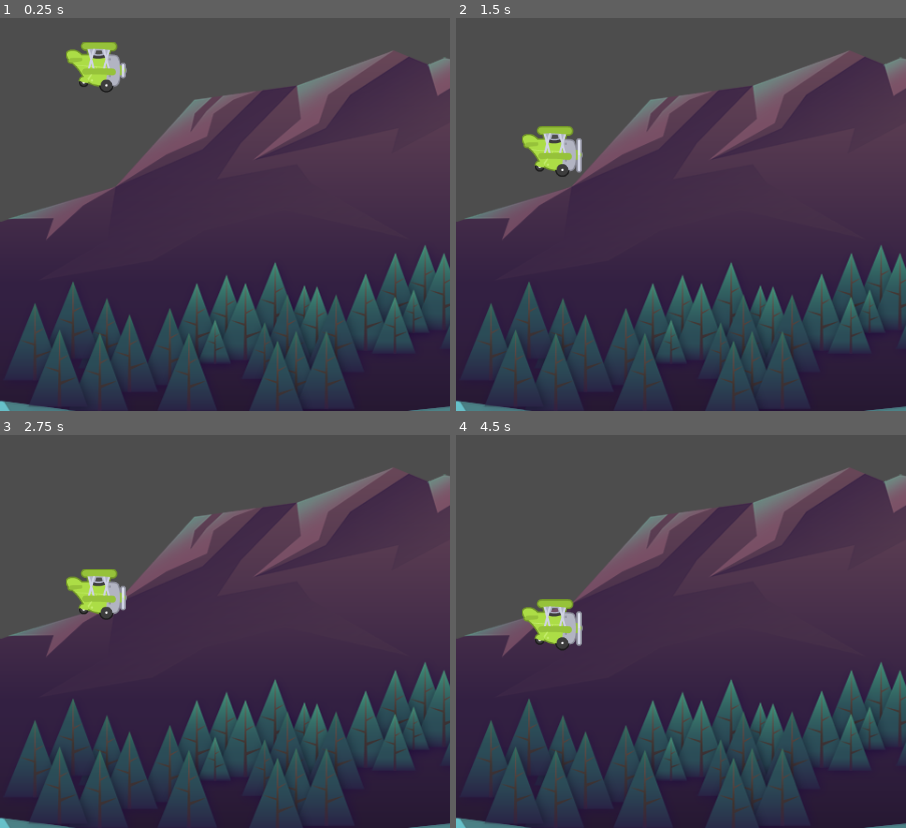
Above: before the commit, frames 1-4 (two rows, left to right).
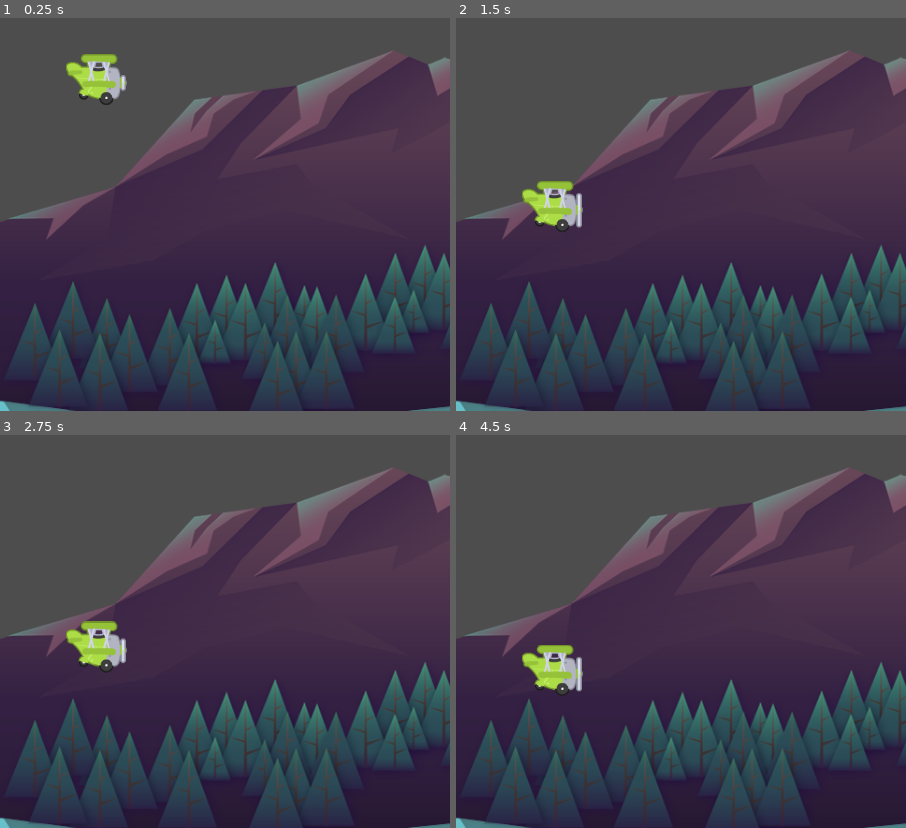
Above: after the commit, the same moments.

Repository: SWEJaber/tappy-game
Game: Godot game, scene res://scenes/game.tscn
Same seed, same stepped clock (60 frames per second), same inputs: the game is played once before the commit and once after it.
Inputs:
- Up to frame 1 (0.25 s): no input
- Up to frame 2 (1.5 s): tap Space (fly) at 0.6, 1.35 s
- Up to frame 3 (2.75 s): tap Space (fly) at 2.1 s
- Up to frame 4 (4.5 s): tap Space (fly) at 2.85, 3.6, 4.35 s

The runs differ from the first frame. In frame 1, 1.3% of the frame differs, in the area x 14-29%, y 6-23%; in frame 2, 2.3%; in frame 3, 2.3%; in frame 4, 2.4%, in the area x 14-29%, y 41-67%.

Commit message:
add ceiling and floor to game scene

Diff:
--- /dev/null
+++ b/barrier/barrier.tscn
@@ -0,0 +1,11 @@
+[gd_scene load_steps=2 format=3 uid="uid://cepqidyevoftt"]
+
+[sub_resource type="RectangleShape2D" id="RectangleShape2D_84u7f"]
+size = Vector2(166.736, 20)
+
+[node name="Barrier" type="StaticBody2D"]
+scale = Vector2(2.88, 1)
+
+[node name="CollisionShape2D" type="CollisionShape2D" parent="."]
+position = Vector2(83.368, 0)
+shape = SubResource("RectangleShape2D_84u7f")
--- a/plane/plane.gd
+++ b/plane/plane.gd
@@ -1,7 +1,10 @@
 extends CharacterBody2D
 
-const GRAVITY: float = 600.0
-const POWER: float = -200.0
+const GRAVITY: float = 1000.0
+const POWER: float = -350.0
+
+@onready var anim_sprite: AnimatedSprite2D = $AnimSprite
+
 
 # Called when the node enters the scene tree for the first time.
 func _ready() -> void:
@@ -11,8 +14,7 @@
 # Called every frame. 'delta' is the elapsed time since the previous frame.
 func _physics_process(delta: float) -> void:
 
-
-#	This will have an acceleration effect
+	#	This will have an acceleration effect
 	velocity.y += GRAVITY * delta
 
 	fly()
@@ -20,6 +22,15 @@
 	move_and_slide()
 
 
+	if is_on_floor():
+		die()
+
+
 func fly() -> void:
 	if Input.is_action_just_pressed("fly"):
 		velocity.y = POWER
+
+
+func die() -> void:
+	anim_sprite.stop()
+	set_physics_process(false)
--- a/plane/plane.tscn
+++ b/plane/plane.tscn
@@ -38,7 +38,7 @@
 [node name="Plane" type="CharacterBody2D"]
 script = ExtResource("1_qmodg")
 
-[node name="AnimatedSprite2D" type="AnimatedSprite2D" parent="."]
+[node name="AnimSprite" type="AnimatedSprite2D" parent="."]
 scale = Vector2(0.75, 0.75)
 sprite_frames = SubResource("SpriteFrames_ytgcj")
 animation = &"fly"
--- a/scenes/game.tscn
+++ b/scenes/game.tscn
@@ -1,9 +1,13 @@
-[gd_scene load_steps=3 format=3 uid="uid://c8m4daaxj57ol"]
+[gd_scene load_steps=4 format=3 uid="uid://c8m4daaxj57ol"]
 
 [ext_resource type="Texture2D" uid="uid://cj7fbhwmesma8" path="res://assets/background/rocks_2.png" id="1_3w8f5"]
+[ext_resource type="PackedScene" uid="uid://cepqidyevoftt" path="res://barrier/barrier.tscn" id="1_ei3be"]
 [ext_resource type="PackedScene" uid="uid://2oo2ypnnkqni" path="res://plane/plane.tscn" id="2_6wrec"]
 
 [node name="Game" type="Node2D"]
+
+[node name="Ceiling" parent="." instance=ExtResource("1_ei3be")]
+position = Vector2(0, -22)
 
 [node name="Background" type="Sprite2D" parent="."]
 position = Vector2(958, 398)
@@ -11,3 +15,6 @@
 
 [node name="Plane" parent="." instance=ExtResource("2_6wrec")]
 position = Vector2(102, 467)
+
+[node name="Floor" parent="." instance=ExtResource("1_ei3be")]
+position = Vector2(0, 864)
